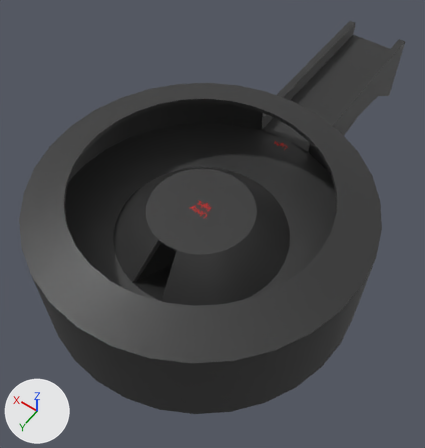
The Blender file Assets/Models/ShaderCastle/Light.blend as it was, and as the next commit left it.
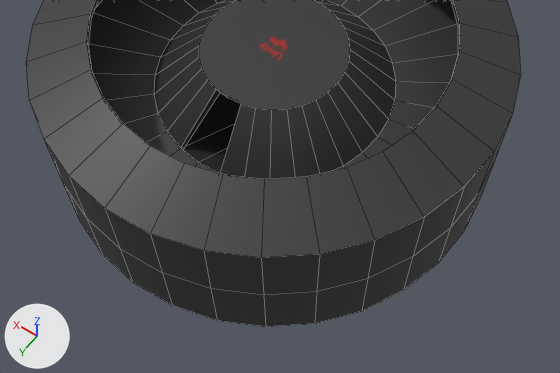
Each version is shown whole from a camera (50 mm lens) standing at (-12.3, 16.1, 26.6) and looking at (1.0, -2.5, -2.6), then close up on the part from 0% to 97% of the width and 39% to 100% of the height. The lights are fixed; the arrows at lower left show +X, +Y and +Z. The older version's two pictures come first. The close-ups show mesh edges as thin lines.

Objects in the first close-up: 'Floor -1 -col', 'Floor 0 -col' and 1 more.
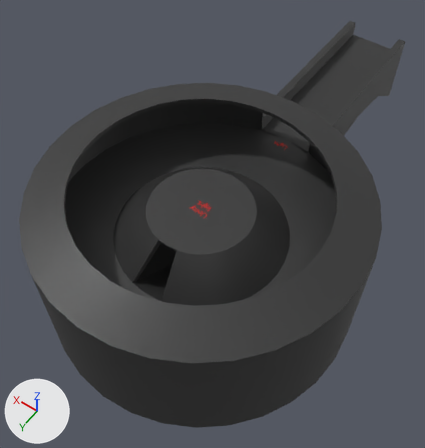
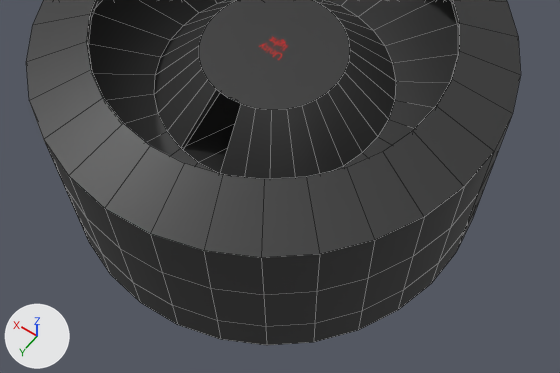
Where the change shows, as pixel boxes [x1, y1, x2, y2] in the close-ups (560 x 373 px):
'Floor 0 -col', reshaped: before [26, 0, 521, 327]; after [26, 0, 521, 345]
part 1 of me_plane_011, added: after [80, 197, 481, 345]

The change, as a diff of the scene's bpy script:
```diff
--- a/Assets/Models/ShaderCastle/Light.blend.py
+++ b/Assets/Models/ShaderCastle/Light.blend.py
@@ me_plane_011 @@
 # used by ob_floor_0__col; location = (0.0, 0.0, 0.0)
-me_plane_011.from_pydata(...)  # 446 vertices, 341 faces; spans x -9.4..9.4, y -22.0..9.4, z -4.0..3.8
+me_plane_011.from_pydata(...)  # 478 vertices, 373 faces; spans x -9.4..9.4, y -22.0..9.4, z -5.0..3.8
+# me_plane_011 part 1
+# 32 new vertices lie (0.0, 0.0, -2.0) away from vertices in x -9.4..9.4, y -9.4..9.4, z -3.0
+# 32 new faces join them
 me_plane_011.materials.append(mat_333333)
```
